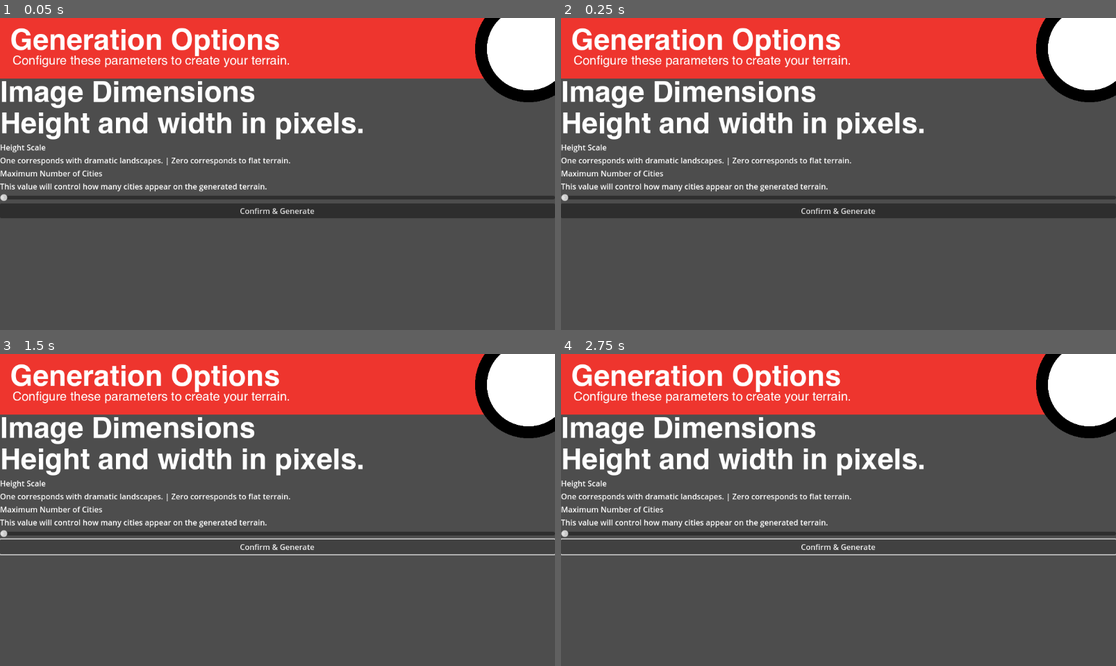
Above: before the commit, frames 1-4 (two rows, left to right).
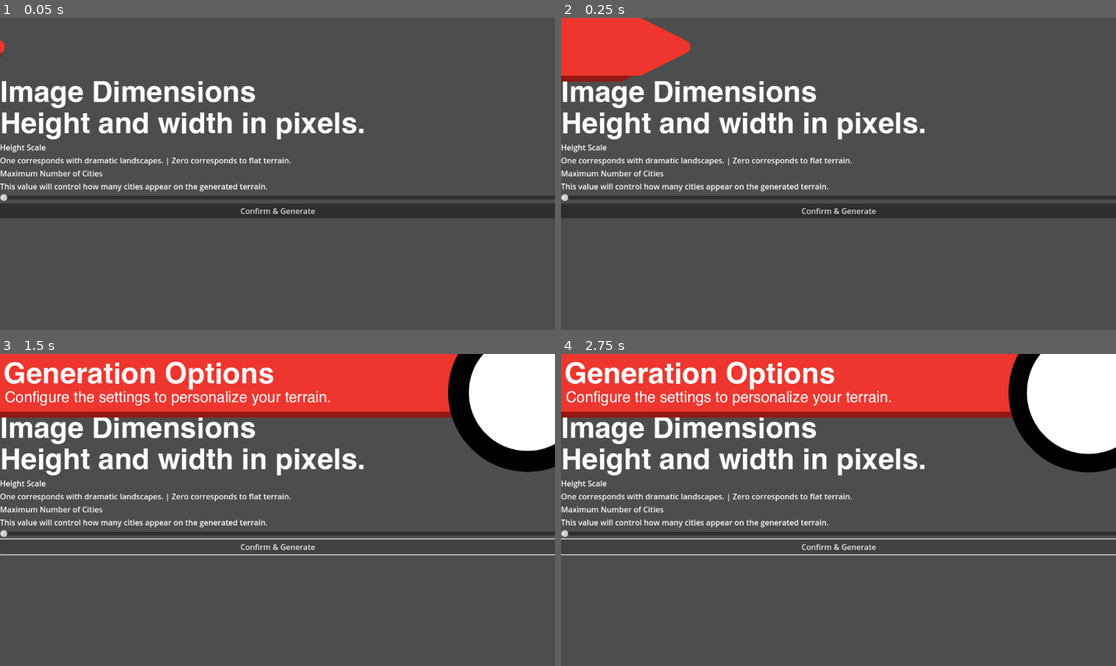
Above: after the commit, the same moments.

Repository: Train-Nerds/Train-Simulator
Game: Godot game, scene res://Scenes/start.tscn
Same seed, same stepped clock (60 frames per second), same inputs: the game is played once before the commit and once after it.
Inputs:
- Up to frame 1 (0.05 s): no input
- Up to frame 2 (0.25 s): no input
- Up to frame 3 (1.5 s): click "Confirm & Generate" at 0.5 s; click "Confirm & Generate" at 1.25 s
- Up to frame 4 (2.75 s): click "Confirm & Generate" at 2 s

The runs differ from the first frame. In frame 1, 22% of the frame differs, in the area x 0-100%, y 0-63%; in frame 2, 19%; in frame 3, 11%; in frame 4, 11%.

Commit message:
UI Title Animation
Added the start animation for the start menu (the title slides in smoothly now).

Diff:
--- /dev/null
+++ b/Train Simulation/Scenes/metroarrow.svg
@@ -0,0 +1,31 @@
+<?xml version="1.0" encoding="UTF-8" standalone="no"?>
+<!-- Created with Inkscape (http://www.inkscape.org/) -->
+
+<svg
+   width="255"
+   height="127.99999"
+   viewBox="0 0 67.468749 33.866664"
+   version="1.1"
+   id="svg1"
+   xmlns="http://www.w3.org/2000/svg"
+   xmlns:svg="http://www.w3.org/2000/svg">
+  <defs
+     id="defs1" />
+  <g
+     id="layer1">
+    <g
+       id="path1">
+      <path
+         style="color:#000000;fill:#ffffff;fill-rule:evenodd;-inkscape-stroke:none"
+         d="m 0,12.566406 v 8.466797 h 60.025391 v -8.466797 z"
+         id="path12" />
+      <g
+         id="g11">
+        <path
+           d="m 60.527637,12.695125 6.419722,3.209861 a 0.99959998,0.99959998 0 0 1 0,1.788138 l -6.419722,3.209861 a 1.2355735,1.2355735 0 0 1 -1.788139,-1.10513 v -5.9976 a 1.2355735,1.2355735 0 0 1 1.788139,-1.10513 z"
+           style="color:#000000;fill:#ffffff;fill-rule:evenodd;-inkscape-stroke:none"
+           id="path11" />
+      </g>
+    </g>
+  </g>
+</svg>
--- a/Train Simulation/Scenes/start.tscn
+++ b/Train Simulation/Scenes/start.tscn
@@ -1,10 +1,304 @@
-[gd_scene load_steps=5 format=3 uid="uid://c4v0py0r1jbcf"]
+[gd_scene load_steps=9 format=3 uid="uid://c4v0py0r1jbcf"]
 
 [ext_resource type="Theme" uid="uid://6pv3nu7jn0wk" path="res://Scenes/theme.tres" id="1_qkivj"]
 [ext_resource type="Script" path="res://Scenes/startui.gd" id="1_u52pd"]
-
-[ext_resource type="FontFile" uid="uid://b1q2cdmncwl3b" path="res://helvetica-255/Helvetica.ttf" id="2_nnb02"]
-[ext_resource type="Texture2D" uid="uid://dranh72nkn84e" path="res://helvetica-255/StopIcon.png" id="3_uffmu"]
+[ext_resource type="Texture2D" uid="uid://7xkdh8p6mkiv" path="res://UISprite/metroarrow.png" id="3_r8f6h"]
+[ext_resource type="Texture2D" uid="uid://bqpyaxxsll2gm" path="res://circle-512.png" id="4_8c6rx"]
+[ext_resource type="FontFile" uid="uid://b1q2cdmncwl3b" path="res://helvetica-255/Helvetica.ttf" id="5_mj01v"]
+
+[sub_resource type="Animation" id="Animation_467qh"]
+resource_name = "OpeningAnimation"
+length = 2.2
+step = 0.01
+tracks/0/type = "value"
+tracks/0/imported = false
+tracks/0/enabled = true
+tracks/0/path = NodePath("Metroarrow:position")
+tracks/0/interp = 1
+tracks/0/loop_wrap = true
+tracks/0/keys = {
+"times": PackedFloat32Array(0, 0.6, 0.8, 0.95, 1),
+"transitions": PackedFloat32Array(1.66045, 0.11921, 1.66045, 1, 1),
+"update": 0,
+"values": [Vector2(-746, 60), Vector2(546.25, 60), Vector2(343.25, 60), Vector2(427.098, 60), Vector2(527.25, 60)]
+}
+tracks/1/type = "value"
+tracks/1/imported = false
+tracks/1/enabled = true
+tracks/1/path = NodePath("Metroarrow2:position")
+tracks/1/interp = 1
+tracks/1/loop_wrap = true
+tracks/1/keys = {
+"times": PackedFloat32Array(0.02, 0.62, 0.82, 0.97, 1.02),
+"transitions": PackedFloat32Array(1.68179, 0.210224, 1, 1, 1),
+"update": 0,
+"values": [Vector2(-744, 73.62), Vector2(544, 73.62), Vector2(346, 73.62), Vector2(429, 73.62), Vector2(527, 73.62)]
+}
+tracks/2/type = "value"
+tracks/2/imported = false
+tracks/2/enabled = true
+tracks/2/path = NodePath("WhiteCircle:scale")
+tracks/2/interp = 1
+tracks/2/loop_wrap = true
+tracks/2/keys = {
+"times": PackedFloat32Array(0, 0.76, 1.52),
+"transitions": PackedFloat32Array(1, 1, 1),
+"update": 0,
+"values": [Vector2(1e-05, 1e-05), Vector2(1e-05, 1e-05), Vector2(0.5, 0.5)]
+}
+tracks/3/type = "bezier"
+tracks/3/imported = false
+tracks/3/enabled = true
+tracks/3/path = NodePath("BlackCircle:scale:x")
+tracks/3/interp = 1
+tracks/3/loop_wrap = true
+tracks/3/keys = {
+"handle_modes": PackedInt32Array(0, 0),
+"points": PackedFloat32Array(1e-05, -0.25, 0, 0.25, 0, 0.65, -0.25, 0, 0.25, 0),
+"times": PackedFloat32Array(0.49, 1.52)
+}
+tracks/4/type = "bezier"
+tracks/4/imported = false
+tracks/4/enabled = true
+tracks/4/path = NodePath("BlackCircle:scale:y")
+tracks/4/interp = 1
+tracks/4/loop_wrap = true
+tracks/4/keys = {
+"handle_modes": PackedInt32Array(0, 0),
+"points": PackedFloat32Array(1e-05, -0.25, 0, 0.25, 0, 0.65, -0.25, 0, 0.25, 0),
+"times": PackedFloat32Array(0.49, 1.52)
+}
+tracks/5/type = "bezier"
+tracks/5/imported = false
+tracks/5/enabled = true
+tracks/5/path = NodePath("RichTextLabel:modulate:r")
+tracks/5/interp = 1
+tracks/5/loop_wrap = true
+tracks/5/keys = {
+"handle_modes": PackedInt32Array(0, 0),
+"points": PackedFloat32Array(1, -0.25, 0, 0.25, 0, 1, -0.25, 0, 0.25, 0),
+"times": PackedFloat32Array(0.8, 1.52)
+}
+tracks/6/type = "bezier"
+tracks/6/imported = false
+tracks/6/enabled = true
+tracks/6/path = NodePath("RichTextLabel:modulate:g")
+tracks/6/interp = 1
+tracks/6/loop_wrap = true
+tracks/6/keys = {
+"handle_modes": PackedInt32Array(0, 0),
+"points": PackedFloat32Array(1, -0.25, 0, 0.25, 0, 1, -0.25, 0, 0.25, 0),
+"times": PackedFloat32Array(0.8, 1.52)
+}
+tracks/7/type = "bezier"
+tracks/7/imported = false
+tracks/7/enabled = true
+tracks/7/path = NodePath("RichTextLabel:modulate:b")
+tracks/7/interp = 1
+tracks/7/loop_wrap = true
+tracks/7/keys = {
+"handle_modes": PackedInt32Array(0, 0),
+"points": PackedFloat32Array(1, -0.25, 0, 0.25, 0, 1, -0.25, 0, 0.25, 0),
+"times": PackedFloat32Array(0.8, 1.52)
+}
+tracks/8/type = "bezier"
+tracks/8/imported = false
+tracks/8/enabled = true
+tracks/8/path = NodePath("RichTextLabel:modulate:a")
+tracks/8/interp = 1
+tracks/8/loop_wrap = true
+tracks/8/keys = {
+"handle_modes": PackedInt32Array(0, 0),
+"points": PackedFloat32Array(0, 0, 0, 0, 0, 1, 0, 0, 0, 0),
+"times": PackedFloat32Array(0.8, 1.52)
+}
+tracks/9/type = "bezier"
+tracks/9/imported = false
+tracks/9/enabled = true
+tracks/9/path = NodePath("RichTextLabel2:theme_override_colors/default_color:r")
+tracks/9/interp = 1
+tracks/9/loop_wrap = true
+tracks/9/keys = {
+"handle_modes": PackedInt32Array(0, 0),
+"points": PackedFloat32Array(1, -0.25, 0, 0.25, 0, 1, -0.25, 0, 0.25, 0),
+"times": PackedFloat32Array(0.8, 1.52)
+}
+tracks/10/type = "bezier"
+tracks/10/imported = false
+tracks/10/enabled = true
+tracks/10/path = NodePath("RichTextLabel2:theme_override_colors/default_color:g")
+tracks/10/interp = 1
+tracks/10/loop_wrap = true
+tracks/10/keys = {
+"handle_modes": PackedInt32Array(0, 0),
+"points": PackedFloat32Array(1, -0.25, 0, 0.25, 0, 1, -0.25, 0, 0.25, 0),
+"times": PackedFloat32Array(0.8, 1.52)
+}
+tracks/11/type = "bezier"
+tracks/11/imported = false
+tracks/11/enabled = true
+tracks/11/path = NodePath("RichTextLabel2:theme_override_colors/default_color:b")
+tracks/11/interp = 1
+tracks/11/loop_wrap = true
+tracks/11/keys = {
+"handle_modes": PackedInt32Array(0, 0),
+"points": PackedFloat32Array(1, -0.25, 0, 0.25, 0, 1, -0.25, 0, 0.25, 0),
+"times": PackedFloat32Array(0.8, 1.52)
+}
+tracks/12/type = "bezier"
+tracks/12/imported = false
+tracks/12/enabled = true
+tracks/12/path = NodePath("RichTextLabel2:theme_override_colors/default_color:a")
+tracks/12/interp = 1
+tracks/12/loop_wrap = true
+tracks/12/keys = {
+"handle_modes": PackedInt32Array(0, 0),
+"points": PackedFloat32Array(0, -0.25, 0, 0.25, 0, 1, -0.25, 0, 0.25, 0),
+"times": PackedFloat32Array(0.8, 1.52)
+}
+
+[sub_resource type="Animation" id="Animation_dhepb"]
+length = 0.001
+tracks/0/type = "value"
+tracks/0/imported = false
+tracks/0/enabled = true
+tracks/0/path = NodePath("Metroarrow:position")
+tracks/0/interp = 1
+tracks/0/loop_wrap = true
+tracks/0/keys = {
+"times": PackedFloat32Array(0),
+"transitions": PackedFloat32Array(1),
+"update": 0,
+"values": [Vector2(546.25, 60)]
+}
+tracks/1/type = "value"
+tracks/1/imported = false
+tracks/1/enabled = true
+tracks/1/path = NodePath("WhiteCircle:scale")
+tracks/1/interp = 1
+tracks/1/loop_wrap = true
+tracks/1/keys = {
+"times": PackedFloat32Array(0),
+"transitions": PackedFloat32Array(1),
+"update": 0,
+"values": [Vector2(1e-05, 1e-05)]
+}
+tracks/2/type = "bezier"
+tracks/2/imported = false
+tracks/2/enabled = true
+tracks/2/path = NodePath("BlackCircle:scale:x")
+tracks/2/interp = 1
+tracks/2/loop_wrap = true
+tracks/2/keys = {
+"handle_modes": PackedInt32Array(0),
+"points": PackedFloat32Array(0.65, -0.25, 0, 0.25, 0),
+"times": PackedFloat32Array(0)
+}
+tracks/3/type = "bezier"
+tracks/3/imported = false
+tracks/3/enabled = true
+tracks/3/path = NodePath("BlackCircle:scale:y")
+tracks/3/interp = 1
+tracks/3/loop_wrap = true
+tracks/3/keys = {
+"handle_modes": PackedInt32Array(0),
+"points": PackedFloat32Array(0.65, -0.25, 0, 0.25, 0),
+"times": PackedFloat32Array(0)
+}
+tracks/4/type = "bezier"
+tracks/4/imported = false
+tracks/4/enabled = true
+tracks/4/path = NodePath("RichTextLabel:modulate:r")
+tracks/4/interp = 1
+tracks/4/loop_wrap = true
+tracks/4/keys = {
+"handle_modes": PackedInt32Array(0),
+"points": PackedFloat32Array(1, -0.25, 0, 0.25, 0),
+"times": PackedFloat32Array(0)
+}
+tracks/5/type = "bezier"
+tracks/5/imported = false
+tracks/5/enabled = true
+tracks/5/path = NodePath("RichTextLabel:modulate:g")
+tracks/5/interp = 1
+tracks/5/loop_wrap = true
+tracks/5/keys = {
+"handle_modes": PackedInt32Array(0),
+"points": PackedFloat32Array(1, -0.25, 0, 0.25, 0),
+"times": PackedFloat32Array(0)
+}
+tracks/6/type = "bezier"
+tracks/6/imported = false
+tracks/6/enabled = true
+tracks/6/path = NodePath("RichTextLabel:modulate:b")
+tracks/6/interp = 1
+tracks/6/loop_wrap = true
+tracks/6/keys = {
+"handle_modes": PackedInt32Array(0),
+"points": PackedFloat32Array(1, -0.25, 0, 0.25, 0),
+"times": PackedFloat32Array(0)
+}
+tracks/7/type = "bezier"
+tracks/7/imported = false
+tracks/7/enabled = true
+tracks/7/path = NodePath("RichTextLabel:modulate:a")
+tracks/7/interp = 1
+tracks/7/loop_wrap = true
+tracks/7/keys = {
+"handle_modes": PackedInt32Array(0),
+"points": PackedFloat32Array(0, -0.25, 0, 0.25, 0),
+"times": PackedFloat32Array(0)
+}
+tracks/8/type = "bezier"
+tracks/8/imported = false
+tracks/8/enabled = true
+tracks/8/path = NodePath("RichTextLabel2:theme_override_colors/default_color:r")
+tracks/8/interp = 1
+tracks/8/loop_wrap = true
+tracks/8/keys = {
+"handle_modes": PackedInt32Array(0),
+"points": PackedFloat32Array(1, -0.25, 0, 0.25, 0),
+"times": PackedFloat32Array(0)
+}
+tracks/9/type = "bezier"
+tracks/9/imported = false
+tracks/9/enabled = true
+tracks/9/path = NodePath("RichTextLabel2:theme_override_colors/default_color:g")
+tracks/9/interp = 1
+tracks/9/loop_wrap = true
+tracks/9/keys = {
+"handle_modes": PackedInt32Array(0),
+"points": PackedFloat32Array(1, -0.25, 0, 0.25, 0),
+"times": PackedFloat32Array(0)
+}
+tracks/10/type = "bezier"
+tracks/10/imported = false
+tracks/10/enabled = true
+tracks/10/path = NodePath("RichTextLabel2:theme_override_colors/default_color:b")
+tracks/10/interp = 1
+tracks/10/loop_wrap = true
+tracks/10/keys = {
+"handle_modes": PackedInt32Array(0),
+"points": PackedFloat32Array(1, -0.25, 0, 0.25, 0),
+"times": PackedFloat32Array(0)
+}
+tracks/11/type = "bezier"
+tracks/11/imported = false
+tracks/11/enabled = true
+tracks/11/path = NodePath("RichTextLabel2:theme_override_colors/default_color:a")
+tracks/11/interp = 1
+tracks/11/loop_wrap = true
+tracks/11/keys = {
+"handle_modes": PackedInt32Array(0),
+"points": PackedFloat32Array(0, -0.25, 0, 0.25, 0),
+"times": PackedFloat32Array(0)
+}
+
+[sub_resource type="AnimationLibrary" id="AnimationLibrary_gfpxj"]
+_data = {
+"OpeningAnimation": SubResource("Animation_467qh"),
+"RESET": SubResource("Animation_dhepb")
+}
 
 [node name="Start" type="Control"]
 layout_mode = 3
@@ -13,45 +307,14 @@
 anchor_bottom = 1.0
 grow_horizontal = 2
 grow_vertical = 2
-
 script = ExtResource("1_u52pd")
 
 [node name="ColorRect" type="ColorRect" parent="."]
+visible = false
 layout_mode = 0
-offset_right = 1160.0
-offset_bottom = 126.0
-color = Color(0.933333, 0.207843, 0.180392, 1)
-
-[node name="GenerationOptions_text" type="RichTextLabel" parent="."]
-layout_mode = 0
-offset_left = 21.0
-offset_top = 19.0
-offset_right = 605.0
-offset_bottom = 80.0
-theme = ExtResource("1_qkivj")
-theme_type_variation = &"Title"
-text = "Generation Options"
-fit_content = true
-scroll_active = false
-
-[node name="Subtitle_text" type="RichTextLabel" parent="."]
-layout_mode = 0
-offset_left = 26.0
-offset_top = 76.0
-offset_right = 610.0
-offset_bottom = 110.0
-theme = ExtResource("1_qkivj")
-theme_type_variation = &"Subtitle"
-theme_override_fonts/normal_font = ExtResource("2_nnb02")
-theme_override_font_sizes/normal_font_size = 26
-text = "Configure these parameters to create your terrain."
-fit_content = true
-scroll_active = false
-
-[node name="StopIcon" type="Sprite2D" parent="."]
-position = Vector2(1097, 64)
-scale = Vector2(0.205556, 0.205556)
-texture = ExtResource("3_uffmu")
+offset_right = 40.0
+offset_bottom = 40.0
+scale = Vector2(29.4339, 16.44)
 
 [node name="VBoxContainer" type="VBoxContainer" parent="."]
 layout_mode = 1
@@ -59,6 +322,7 @@
 anchor_top = 0.196
 anchor_right = 1.0
 anchor_bottom = 1.0
+scale = Vector2(1.00217, 1)
 
 [node name="ImageDimensions_text" type="RichTextLabel" parent="VBoxContainer"]
 layout_mode = 2
@@ -99,6 +363,60 @@
 [node name="startButton" type="Button" parent="VBoxContainer"]
 layout_mode = 2
 text = "Confirm & Generate"
+
+[node name="Metroarrow2" type="Sprite2D" parent="."]
+modulate = Color(0.576516, 0.088977, 0.0779086, 1)
+position = Vector2(527, 73.62)
+scale = Vector2(0.397351, 0.389457)
+texture = ExtResource("3_r8f6h")
+
+[node name="Metroarrow" type="Sprite2D" parent="."]
+modulate = Color(0.933333, 0.207843, 0.180392, 1)
+position = Vector2(546.25, 60)
+scale = Vector2(0.397351, 0.397351)
+texture = ExtResource("3_r8f6h")
+
+[node name="AnimationPlayer" type="AnimationPlayer" parent="."]
+libraries = {
+"": SubResource("AnimationLibrary_gfpxj")
+}
+
+[node name="BlackCircle" type="Sprite2D" parent="."]
+modulate = Color(0, 0, 0, 1)
+position = Vector2(1094, 80)
+scale = Vector2(0.65, 0.65)
+texture = ExtResource("4_8c6rx")
+
+[node name="WhiteCircle" type="Sprite2D" parent="."]
+position = Vector2(1094, 80)
+scale = Vector2(1e-05, 1e-05)
+texture = ExtResource("4_8c6rx")
+
+[node name="RichTextLabel" type="RichTextLabel" parent="."]
+modulate = Color(1, 1, 1, 0)
+layout_mode = 0
+offset_left = 7.0
+offset_top = 14.0
+offset_right = 896.0
+offset_bottom = 75.0
+scale = Vector2(1.00376, 1)
+theme = ExtResource("1_qkivj")
+text = "Generation Options"
+fit_content = true
+
+[node name="RichTextLabel2" type="RichTextLabel" parent="."]
+layout_mode = 0
+offset_left = 10.0
+offset_top = 76.0
+offset_right = 899.0
+offset_bottom = 137.0
+scale = Vector2(1.00084, 1.01066)
+theme = ExtResource("1_qkivj")
+theme_override_colors/default_color = Color(1, 1, 1, 0)
+theme_override_fonts/normal_font = ExtResource("5_mj01v")
+theme_override_font_sizes/normal_font_size = 31
+text = "Configure the settings to personalize your terrain."
+fit_content = true
 
 [connection signal="drag_ended" from="VBoxContainer/testSlider" to="." method="_on_test_slider_drag_ended"]
 [connection signal="value_changed" from="VBoxContainer/testSlider" to="." method="_on_test_slider_value_changed"]
--- a/Train Simulation/Scenes/startui.gd
+++ b/Train Simulation/Scenes/startui.gd
@@ -5,7 +5,7 @@
 
 # Called when the node enters the scene tree for the first time.
 func _ready():
-	pass # Replace with function body.
+	$AnimationPlayer.play("OpeningAnimation") # Replace with function body.
 
 
 # Called every frame. 'delta' is the elapsed time since the previous frame.
--- /dev/null
+++ b/Train Simulation/new_video_stream_theora.tres
@@ -0,0 +1,4 @@
+[gd_resource type="VideoStreamTheora" format=3 uid="uid://d4d8y01587e4q"]
+
+[resource]
+file = "C:\\Users\\bn04632\\Downloads\\Untitled video - Made with Clipchamp (1).mp4"
Not shown, added: Train Simulation/Scenes/metroarrow.svg.import
Binary file added: Train Simulation/Scenes/untitled.png
Not shown, added: Train Simulation/Scenes/untitled.png.import
Binary file added: Train Simulation/UISprite/circle-512.png
Not shown, added: Train Simulation/UISprite/circle-512.png.import
Binary file added: Train Simulation/UISprite/metroarrow.png
Not shown, added: Train Simulation/UISprite/metroarrow.png.import
Binary file added: Train Simulation/circle-512.png
Not shown, added: Train Simulation/circle-512.png.import
Not shown, added: Train Simulation/Scenes/Untitled video - Made with Clipchamp (1).mp4
Not shown, added: Train Simulation/Unt2DCA.tmp
